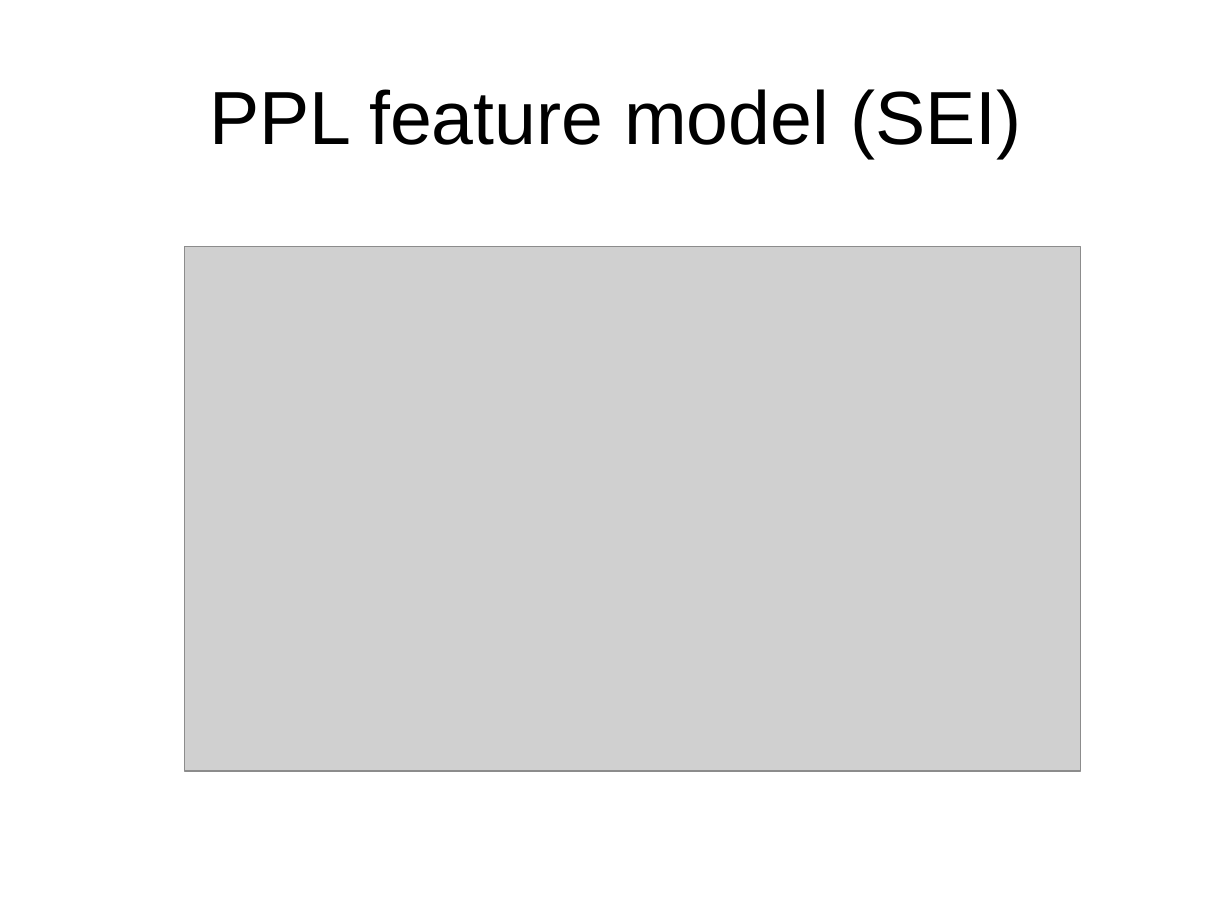
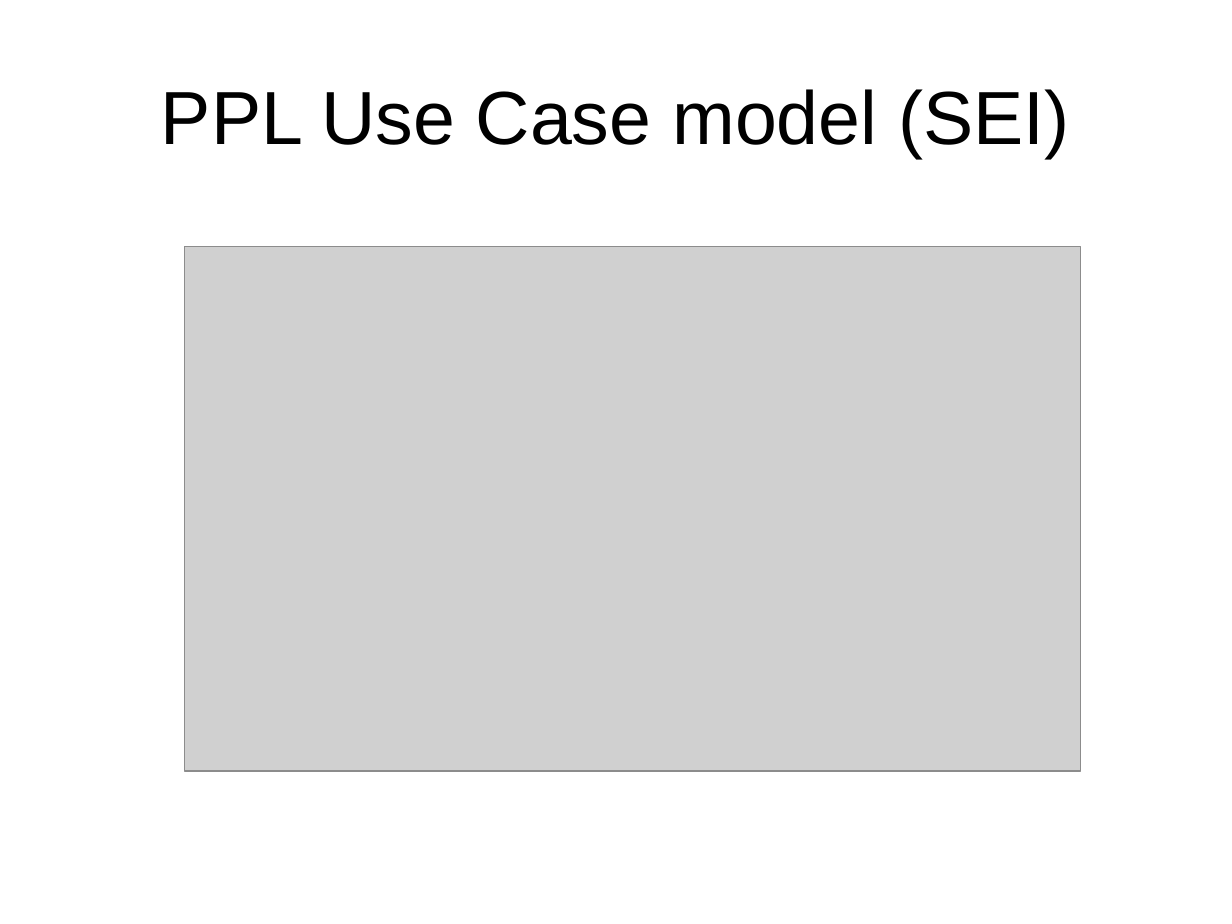
Before and after one commit to rbonifacio/variability-management-research, a slide deck: slide 8 of VariabilityManagement/docs/casestudies/ppl/Pedagogical Product Line.ppt (slide 4 before the commit). Drawn at 1232x924 pixels with LibreOffice and Linux fonts; fonts in the diff are those of the drawing; grey boxes stand for pictures. Boxes give left, top, right and bottom in pixels: in the first picture for what was removed or moved away, otherwise in the second. Text is boxed around its words. In the diff, an @@ line names an element or a change of style, - is before the commit and + after.

```diff
--- a/VariabilityManagement/docs/casestudies/ppl/Pedagogical Product Line.ppt
+++ b/VariabilityManagement/docs/casestudies/ppl/Pedagogical Product Line.ppt
@@ title at box(161, 89, 1069, 158): text changed @@
-PPL feature model (SEI)
+PPL Use Case model (SEI)
```
Also in this commit, not shown: 5 slides added, 1 slide removed, 2 other files.
